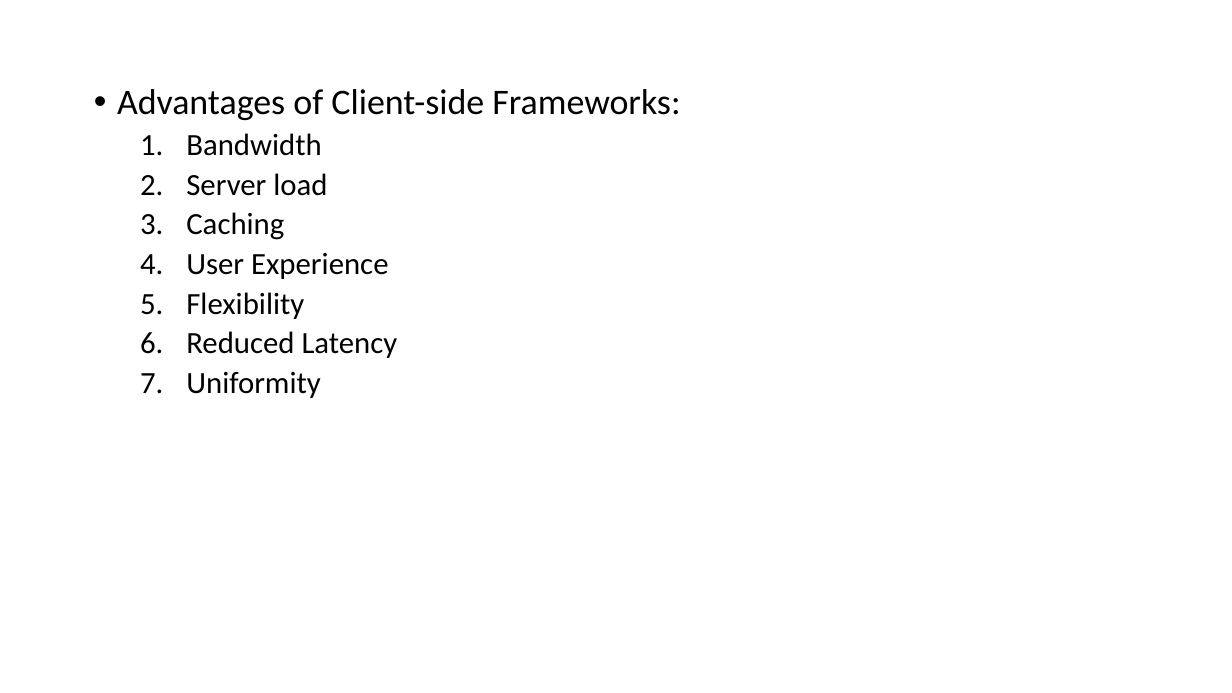
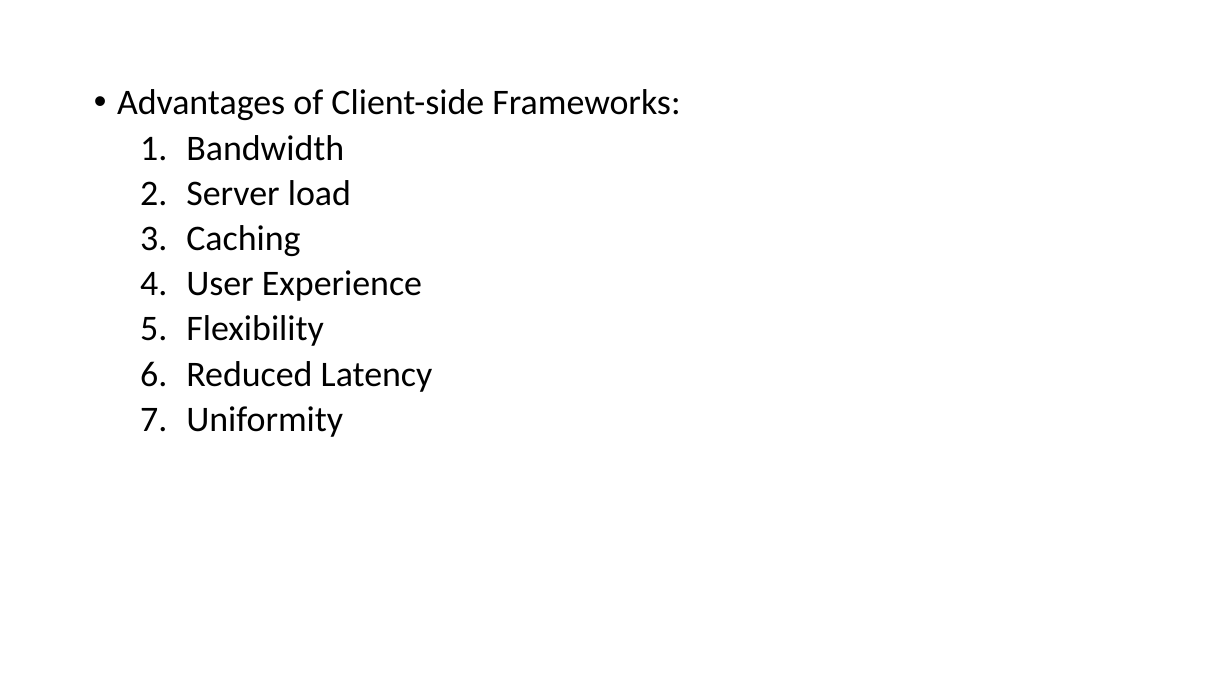
Before and after one commit to rahulparekh/ser422-critical-inquiry, a slide deck: slide 15 of SSFCfinal.pptx. Drawn at 1232x693 pixels with LibreOffice and Linux fonts; fonts in the diff are those of the drawing. Boxes give left, top, right and bottom in pixels: in the first picture for what was removed or moved away, otherwise in the second. Text is boxed around its words. In the diff, an @@ line names an element or a change of style, - is before the commit and + after.

```diff
--- a/SSFCfinal.pptx
+++ b/SSFCfinal.pptx
@@ text at [186, 135, 433, 437]: size 24 to 28 pt in "Bandwidth", "Server load", "Caching", "User Experience" and 3 more places @@
```
Also in this commit, not shown: 9 other slides changed.
